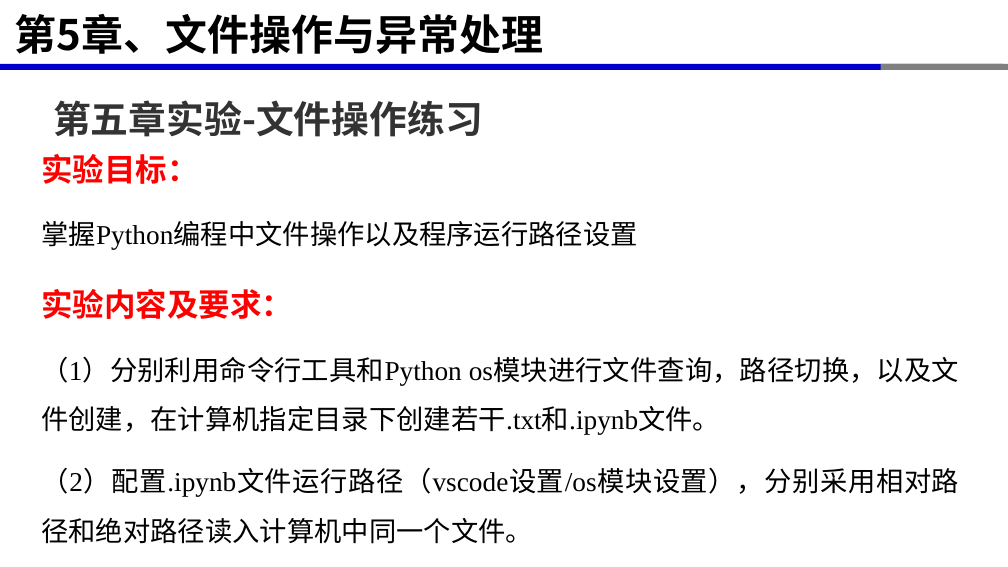
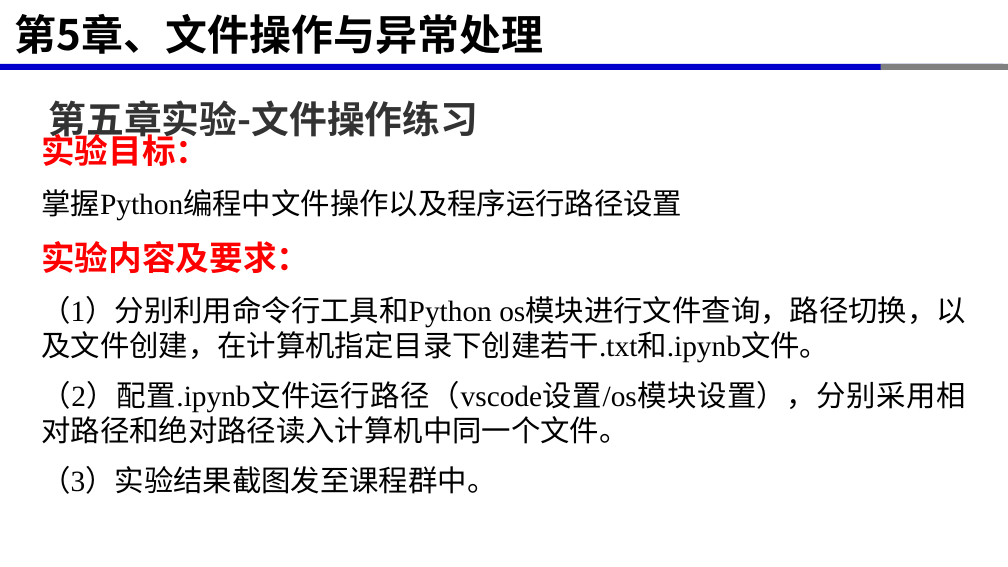
Before and after one commit to xinluo2018/programming-basics, a slide deck: slide 15 of 第5章-文件操作与异常处理/第5章-文件操作与异常处理.pptx. Drawn at 1008x567 pixels with LibreOffice and Linux fonts; fonts in the diff are those of the drawing. Boxes give left, top, right and bottom in pixels: in the first picture for what was removed or moved away, otherwise in the second. Text is boxed around its words. In the diff, an @@ line names an element or a change of style, - is before the commit and + after.

```diff
--- a/第5章-文件操作与异常处理/第5章-文件操作与异常处理.pptx
+++ b/第5章-文件操作与异常处理/第5章-文件操作与异常处理.pptx
@@ text "第五章实验-文件操作练习" rewrapped from (53,100,483,137) to (48,100,478,143) @@
@@ text at (41,128,966,444): size 30 to 32 pt in "实验目标：", "实验内容及要求："; size 26 to 28 pt in "掌握Python编程中文件操作以及程序运行路径设置", "（1）分别利用命令行工具和Python os模块进行文件查询，路径切换，以及文件创建，在计算机指定目录下创建若干.txt ...", "（2）配置.ipynb文件运行路径（vscode设置/os模块设置），分别采用相对路径和绝对路径读入计算机中同一个文件。"; line spacing 1.5 to 1; more space between paragraphs @@
@@ text at (41,466,496,494): paragraph added @@
+（3）实验结果截图发至课程群中。
```
Also in this commit, not shown: 6 other files.
